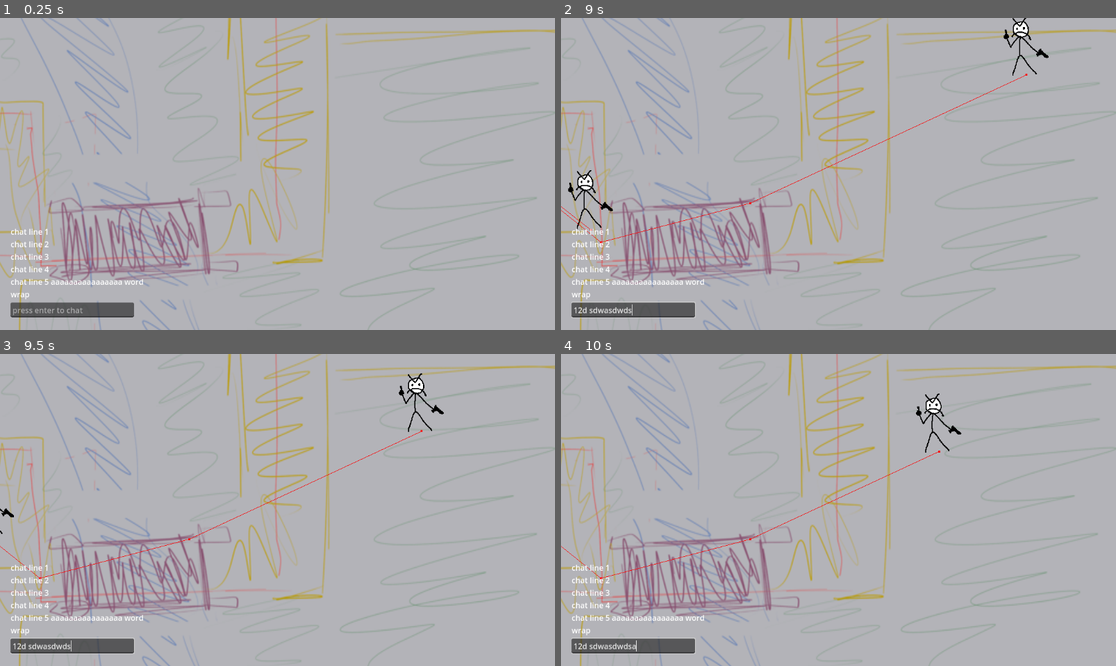
Above: before the commit, frames 1-4 (two rows, left to right).
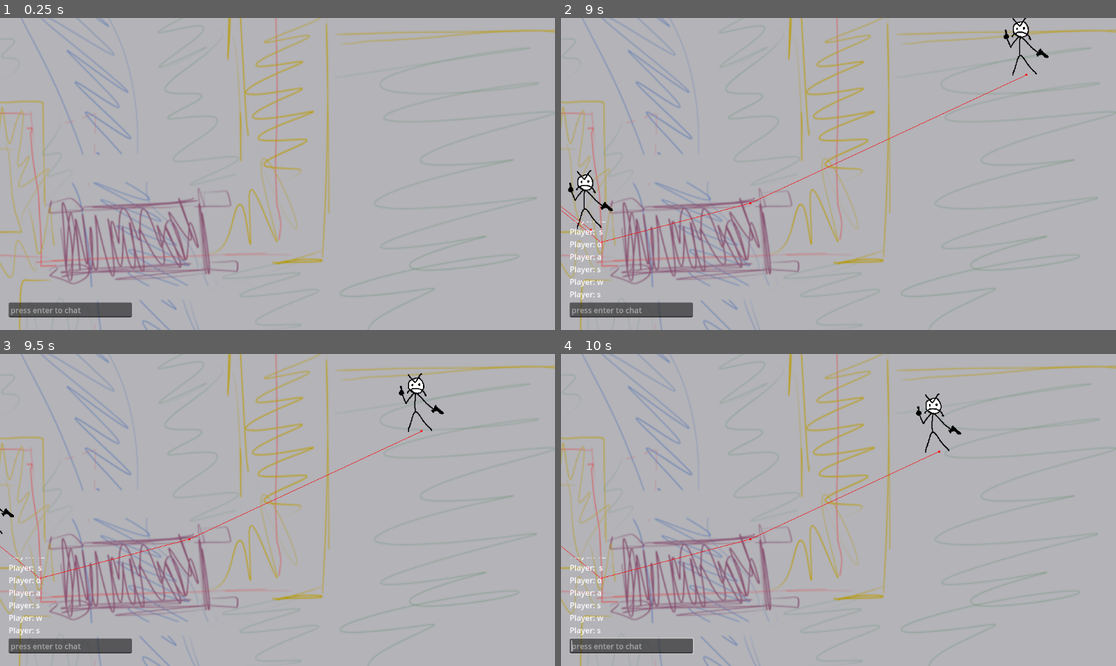
Above: after the commit, the same moments.

Repository: ndvrxd/cultism
Game: Godot game, scene res://scenes/world.tscn
Same seed, same stepped clock (60 frames per second), same inputs: the game is played once before the commit and once after it. This scene is started directly instead of the project's main scene.
Inputs (mouse positions are in pixels of both pictures, inside the frame that each line leads up to):
- Up to frame 1 (0.25 s): no input
- Up to frame 2 (9 s): click (633, 311) at 0.52 s; type "12" at 0.6 s; tap Enter (Chat) at 1.25, 1.35, 2.1, 2.75, 2.85, 3.6, 4.35, 5.1, 5.85, 6.6, 7.35, 8.1, 8.85 s; hold D (right) 1.28-2.03 s; tap Space at 2 s; hold S (down) 2.03-2.78 s; hold D (right) 2.78-3.53 s; hold W (up) 3.53-4.28 s; hold A (left) 4.28-5.78 s; hold S (down) 5.78-6.53 s; hold D (right) 6.53-7.28 s; hold W (up) 7.28-8.03 s; hold D (right) 8.03-8.78 s; hold S (down) from 8.78 s (still down)
- Up to frame 3 (9.5 s): keep holding S (down)
- Up to frame 4 (10 s): release S (down) at 9.53 s; hold A (left) from 9.53 s (still down); tap Enter (Chat) at 9.6 s

The runs differ from the first frame. In frame 1, 0.6% of the frame differs, in the area x 1-26%, y 67-96%; in frame 2, 0.7%, in the area x 1-26%, y 65-97%; in frame 3, 0.7%; in frame 4, 0.7%.

Commit message:
are you fucking kidding me

Diff:
--- a/cult-game-version-0.1/NetManager.gd
+++ b/cult-game-version-0.1/NetManager.gd
@@ -127,7 +127,8 @@
 		Chatbox.inst.set_username(playerinfo_local["name"])
 
 func onPlayerDisconnect(id): # all clients, NOT JUST server
-	get_tree().current_scene.get_node("spawns").get_node(players[id]["name"]).queue_free()
+	if get_tree().current_scene.get_node("spawns") and get_tree().current_scene.get_node("spawns").get_node(players[id]["name"]):
+		get_tree().current_scene.get_node("spawns").get_node(players[id]["name"]).queue_free()
 	if Chatbox.inst:
 		Chatbox.inst.print_chat(players[id]["name"] + " disconnected.")
 	players.erase(id)
--- a/cult-game-version-0.1/objects/controllers/Chatbox/Chatbox.gd
+++ /dev/null
@@ -1,36 +0,0 @@
-class_name Chatbox extends Control
-
-@export var chatLabel:Label
-@export var chatInput:LineEdit
-@export var username:String = "Player"
-
-static var inst:Chatbox # real unity singleton bullshit
-
-signal chatbox_focus_changed(focused:bool)
-
-func _enter_tree():
-	inst = self
-
-func _ready():
-	chatLabel.text=''
-
-func _input(event):
-	if Input.is_action_just_pressed("Chat"):
-		var vp:Viewport = get_viewport()
-		if vp.gui_get_focus_owner() != chatInput:
-			chatbox_focus_changed.emit(true)
-			chatInput.grab_focus()
-		else:
-			chatbox_focus_changed.emit(false)
-			chatInput.release_focus()
-			if chatInput.text.length() > 0:
-				print_chat.rpc(username + ": " + chatInput.text)
-			chatInput.text = ""
-
-@rpc('reliable','call_local', 'any_peer')
-func print_chat(msg:String):
-	if msg.length() > 0:
-		chatLabel.text += '\n' + msg;
-
-func set_username(username:String):
-	self.username = username if !username.is_empty() else "Player"
--- a/cult-game-version-0.1/objects/controllers/Chatbox/Chatbox.tscn
+++ /dev/null
@@ -1,49 +0,0 @@
-[gd_scene load_steps=2 format=3 uid="uid://4x1q48mnamto"]
-
-[ext_resource type="Script" path="res://mp/Chatbox/Chatbox.gd" id="1_lmsbv"]
-
-[node name="Chatbox" type="Control" node_paths=PackedStringArray("chatLabel", "chatInput")]
-clip_contents = true
-layout_mode = 3
-anchors_preset = 8
-anchor_left = 0.5
-anchor_top = 0.5
-anchor_right = 0.5
-anchor_bottom = 0.5
-offset_left = -160.0
-offset_top = -96.0
-offset_right = 160.0
-offset_bottom = 104.0
-grow_horizontal = 2
-grow_vertical = 2
-script = ExtResource("1_lmsbv")
-chatLabel = NodePath("Label")
-chatInput = NodePath("LineEdit")
-
-[node name="Label" type="Label" parent="."]
-layout_mode = 1
-anchors_preset = 2
-anchor_top = 1.0
-anchor_bottom = 1.0
-offset_top = -194.0
-offset_right = 312.0
-offset_bottom = -38.0
-grow_vertical = 0
-text = "chat line 1
-chat line 2
-chat line 3
-chat line 4
-chat line 5 aaaaaaaaaaaaaaaa word wrap"
-vertical_alignment = 2
-autowrap_mode = 2
-
-[node name="LineEdit" type="LineEdit" parent="."]
-layout_mode = 1
-anchors_preset = 2
-anchor_top = 1.0
-anchor_bottom = 1.0
-offset_top = -32.0
-offset_right = 256.0
-offset_bottom = -1.0
-grow_vertical = 0
-placeholder_text = "press enter to chat"
--- a/cult-game-version-0.1/scenes/world.tscn
+++ b/cult-game-version-0.1/scenes/world.tscn
@@ -54,15 +54,15 @@
 
 [node name="PauseMenu" parent="CanvasLayer" instance=ExtResource("5_yfg13")]
 
-[node name="Chatbox" parent="CanvasLayer" instance=ExtResource("4_8joej")]
+[node name="Chatbox" parent="CanvasLayer" instance=ExtResource("4_6bv28")]
 anchors_preset = 2
 anchor_left = 0.0
 anchor_top = 1.0
 anchor_right = 0.0
 anchor_bottom = 1.0
-offset_left = 22.0
+offset_left = 18.0
 offset_top = -225.0
-offset_right = 342.0
+offset_right = 338.0
 offset_bottom = -25.0
 grow_horizontal = 1
 grow_vertical = 0
Not shown: 1 places in cult-game-version-0.1/scenes/world.tscn that only renumber resources
